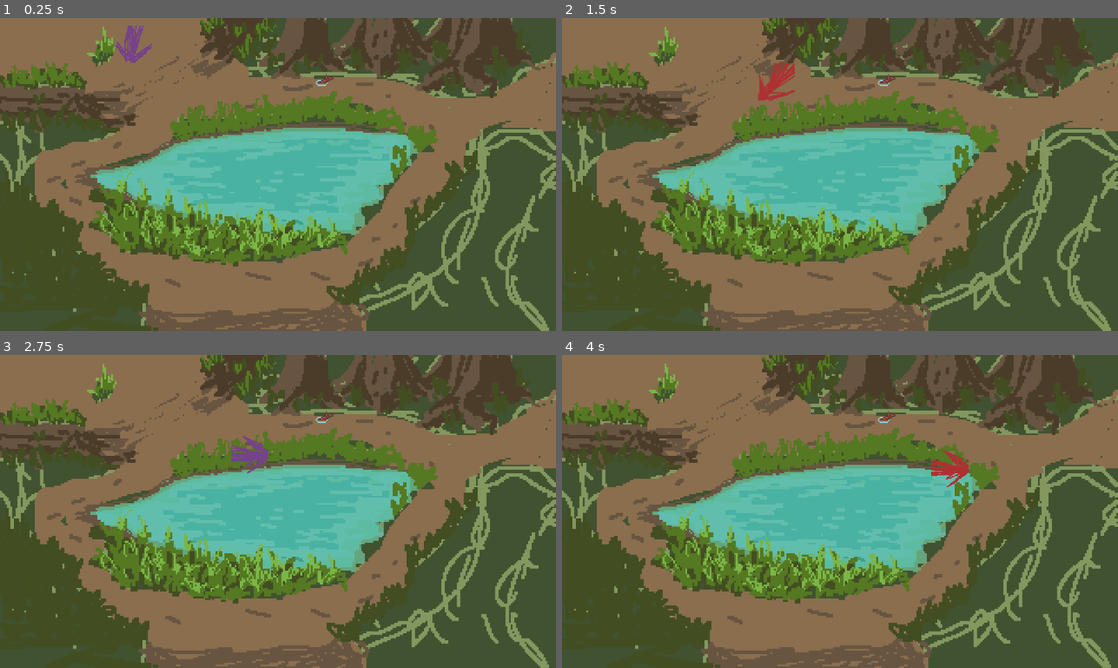
Above: before the commit, frames 1-4 (two rows, left to right).
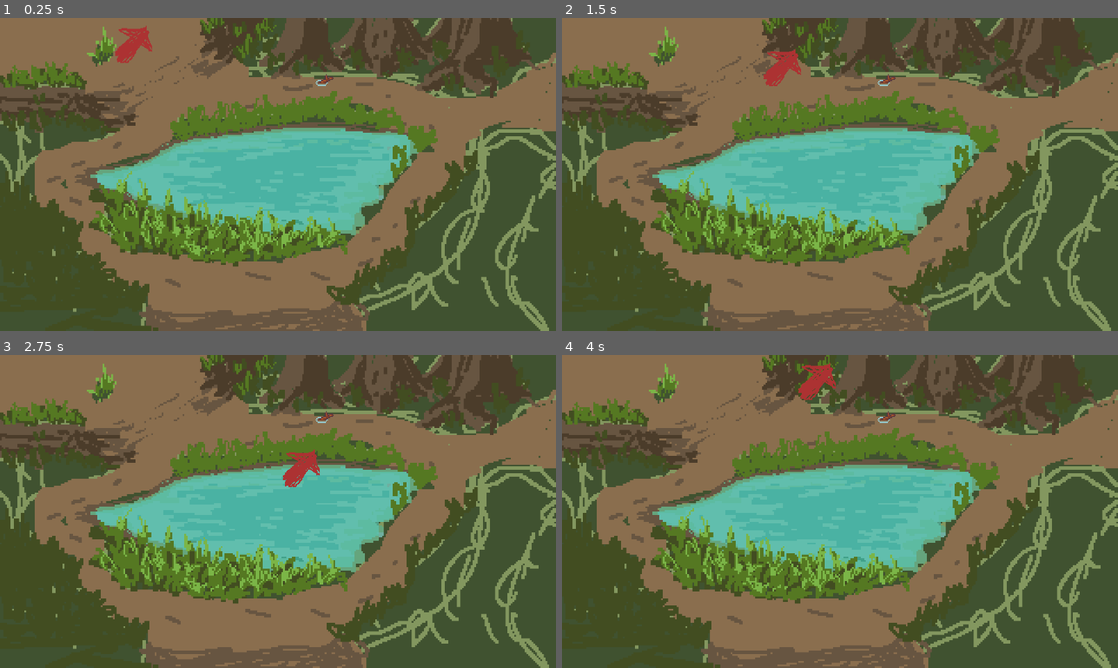
Above: after the commit, the same moments.

Repository: heinrichstr/adventure-game
Game: Godot game, scene res://scenes/main.tscn
The game is run twice, just before and just after one commit, with the same random seed, the same clock (stepped at 60 frames per second) and the same inputs.
Inputs (mouse positions are in pixels of both pictures, inside the frame that each line leads up to):
- Up to frame 1 (0.25 s): no input
- Up to frame 2 (1.5 s): tap Enter at 0.5 s; move the mouse to (962, 158) at 0.52 s; press the mouse at (962, 158) at 0.53 s; hold D (player_right, bound only after the commit) 0.53-1.28 s; move the mouse to (728, 190) at 1.27 s; release the mouse at (728, 190) at 1.28 s; hold S (player_down, bound only after the commit) from 1.28 s (still down); click (728, 190) at 1.35 s
- Up to frame 3 (2.75 s): move the mouse to (333, 442) at 2.02 s; release S (player_down, bound only after the commit) at 2.03 s; press the mouse at (333, 442) at 2.03 s; hold D (player_right, bound only after the commit) from 2.03 s (still down)
- Up to frame 4 (4 s): move the mouse to (812, 574) at 2.77 s; release D (player_right, bound only after the commit) at 2.78 s; release the mouse at (812, 574) at 2.78 s; hold W (player_up, bound only after the commit) 2.78-3.53 s; click (812, 574) at 2.85 s; move the mouse to (1006, 558) at 3.52 s; press the mouse at (1006, 558) at 3.53 s; hold A (player_left, bound only after the commit) from 3.53 s (still down)

The runs differ from the first frame. In frame 1, 0.5% of the frame differs, in the area x 20-28%, y 2-15%; in frame 2, 0.5%; in frame 3, 0.7%; in frame 4, 0.8%, in the area x 42-74%, y 2-43%.

Commit message:
begin moving to gamepad movement

Diff:
--- a/project.godot
+++ b/project.godot
@@ -33,6 +33,30 @@
 "events": [Object(InputEventMouseButton,"resource_local_to_scene":false,"resource_name":"","device":-1,"window_id":0,"a …(236 unchanged characters)…
 ]
 }
+player_up={
+"deadzone": 0.5,
+"events": [Object(InputEventKey,"resource_local_to_scene":false,"resource_name":"","device":0,"window_id":0,"alt_pressed":false,"shift_pressed":false,"ctrl_pressed":false,"meta_pressed":false,"pressed":false,"keycode":0,"physical_keycode":87,"key_label":0,"unicode":0,"echo":false,"script":null)
+, Object(InputEventKey,"resource_local_to_scene":false,"resource_name":"","device":0,"window_id":0,"alt_pressed":false,"shift_pressed":false,"ctrl_pressed":false,"meta_pressed":false,"pressed":false,"keycode":0,"physical_keycode":4194320,"key_label":0,"unicode":0,"echo":false,"script":null)
+]
+}
+player_down={
+"deadzone": 0.5,
+"events": [Object(InputEventKey,"resource_local_to_scene":false,"resource_name":"","device":0,"window_id":0,"alt_pressed":false,"shift_pressed":false,"ctrl_pressed":false,"meta_pressed":false,"pressed":false,"keycode":0,"physical_keycode":83,"key_label":0,"unicode":0,"echo":false,"script":null)
+, Object(InputEventKey,"resource_local_to_scene":false,"resource_name":"","device":0,"window_id":0,"alt_pressed":false,"shift_pressed":false,"ctrl_pressed":false,"meta_pressed":false,"pressed":false,"keycode":0,"physical_keycode":4194322,"key_label":0,"unicode":0,"echo":false,"script":null)
+]
+}
+player_left={
+"deadzone": 0.5,
+"events": [Object(InputEventKey,"resource_local_to_scene":false,"resource_name":"","device":0,"window_id":0,"alt_pressed":false,"shift_pressed":false,"ctrl_pressed":false,"meta_pressed":false,"pressed":false,"keycode":0,"physical_keycode":65,"key_label":0,"unicode":0,"echo":false,"script":null)
+, Object(InputEventKey,"resource_local_to_scene":false,"resource_name":"","device":-1,"window_id":0,"alt_pressed":false,"shift_pressed":false,"ctrl_pressed":false,"meta_pressed":false,"pressed":false,"keycode":0,"physical_keycode":4194319,"key_label":0,"unicode":0,"echo":false,"script":null)
+]
+}
+player_right={
+"deadzone": 0.5,
+"events": [Object(InputEventKey,"resource_local_to_scene":false,"resource_name":"","device":-1,"window_id":0,"alt_pressed":false,"shift_pressed":false,"ctrl_pressed":false,"meta_pressed":false,"pressed":false,"keycode":0,"physical_keycode":68,"key_label":0,"unicode":100,"echo":false,"script":null)
+, Object(InputEventKey,"resource_local_to_scene":false,"resource_name":"","device":-1,"window_id":0,"alt_pressed":false,"shift_pressed":false,"ctrl_pressed":false,"meta_pressed":false,"pressed":false,"keycode":0,"physical_keycode":4194321,"key_label":0,"unicode":0,"echo":false,"script":null)
+]
+}
 
 [layer_names]
 
--- /dev/null
+++ b/scenes/PlayerInput.gd
@@ -0,0 +1,30 @@
+extends Node2D
+
+
+#func _unhandled_input(event):
+#	if event.is_action_pressed('click'):
+#		if References.dialog.in_progress == false:
+#			target = get_global_mouse_position()
+#			emit_signal("click_on_space", target, self)
+
+
+func _on_movement_input(velocity:Vector2):
+	print("movement input")
+	print("sending data to Player node")
+	print(velocity)
+
+
+func _unhandled_input(event):
+	var player_velocity = Vector2.ZERO
+
+	if event.is_action_pressed('player_up'):
+		player_velocity.y -= 1
+	if event.is_action_pressed('player_down'):
+		player_velocity.y += 1
+	if event.is_action_pressed('player_left'):
+		player_velocity.x -= 1
+	if event.is_action_pressed('player_right'):
+		player_velocity.x += 1
+
+	player_velocity = player_velocity.normalized()
+	_on_movement_input(player_velocity)
--- a/scenes/player/Player.gd
+++ b/scenes/player/Player.gd
@@ -1,63 +1,36 @@
 extends CharacterBody2D
 
 var speed = 400
+var animation_dir
 var target
 var path
-
+var input_vector = Vector2.ZERO
 
 func _ready():
 	$AnimationPlayer.play("idle")
 
 
+func get_input():
+	input_vector.x = Input.get_action_strength("player_right") - Input.get_action_strength("player_left")
+	input_vector.y = Input.get_action_strength("player_down") - Input.get_action_strength("player_up")
+	input_vector = input_vector.normalized()
+
 func _physics_process(_delta):
-	#below determines direction angle, plays the anim accordingly, and then moves the player along the path if it has a target
-	if (target):
-		velocity = (target - position).normalized() * speed
-		var velocity_angle = velocity.angle()/PI
+	get_input()
 
-		#Buckle up for radian math x.x
-		#-.5 to .5 = right
-		#-1 to -.5 or 1 to .5 = left
-		#-.5 = up
-		#.5 = down
-		if velocity_angle > -.125 && velocity_angle < .125:
-			#RIGHT
-			$AnimationPlayer.play("right")
-		elif velocity_angle < -.125 && velocity_angle > -.375:
-			#UP_RIGHT
-			$AnimationPlayer.play("up_right")
-		elif velocity_angle < -.375 && velocity_angle > -.625:
-			#UP
-			$AnimationPlayer.play("up")
-		elif velocity_angle < -.625 && velocity_angle > -.875:
-			#UP_LEFT
-			$AnimationPlayer.play("up_left")
-		elif velocity_angle <= -.875 || velocity_angle >= .875:
-			#LEFT
-			$AnimationPlayer.play("left")
-		elif velocity_angle > .125 && velocity_angle < .375:
-			#DOWN_RIGHT
-			$AnimationPlayer.play("down_right")
-		elif velocity_angle > .375 && velocity_angle < .625:
-			#DOWN
-			$AnimationPlayer.play("down")
-		elif velocity_angle > .625 && velocity_angle < .875:
-			#DOWN_LEFT
-			$AnimationPlayer.play("down_left")
-		else:
-			#IDLE
-			$AnimationPlayer.play("idle")
+	prints("anim_dir", input_vector)
+	if input_vector == Vector2.ZERO:
+		print("IDLE")
+		$AnimationTree.get("parameters/playback").travel("Idle")
+	else:
+		print("MOVE")
+		$AnimationTree.get("parameters/playback").travel("Movement")
+		velocity = input_vector * speed
+		move_and_slide()
+		$AnimationTree.set("parameters/Idle/blend_position", input_vector)
+		$AnimationTree.set("parameters/Walk/blend_position", input_vector)
 
-		#Move the player along the nav path array (gifted to us by our lord and savior Singleton Actions)
-		if (target - position).length() > 5 and path.size() > 0:
-			# Player isn't at next path yet
-			target = path[0]
-			move_and_slide()
-		elif (target - position).length() <= 5 and path.size() > 1:
-			# The player gets to the next point
-			path.remove_at(0)
-			target = path[0]
-			move_and_slide()
-		else:
-			# player gets to end of path
-			$AnimationPlayer.play("idle")
+	if Input.is_action_pressed("player_left") || Input.is_action_pressed("player_right") || Input.is_action_pressed("player_up") || Input.is_action_pressed("player_down"):
+		Input.set_mouse_mode(Input.MOUSE_MODE_HIDDEN)
+	else:
+		Input.set_mouse_mode(Input.MOUSE_MODE_VISIBLE)
--- a/scenes/player/Player.tscn
+++ b/scenes/player/Player.tscn
@@ -275,13 +275,80 @@
 "up_right": SubResource("Animation_qmxjw")
 }
 
+[sub_resource type="AnimationNodeAnimation" id="AnimationNodeAnimation_a5tsq"]
+animation = &"idle"
+
+[sub_resource type="AnimationNodeAnimation" id="AnimationNodeAnimation_4pvpi"]
+animation = &"idle"
+
+[sub_resource type="AnimationNodeAnimation" id="AnimationNodeAnimation_6b0ck"]
+animation = &"idle"
+
+[sub_resource type="AnimationNodeAnimation" id="AnimationNodeAnimation_7hay0"]
+animation = &"idle"
+
+[sub_resource type="AnimationNodeBlendSpace2D" id="AnimationNodeBlendSpace2D_fyhxb"]
+blend_point_0/node = SubResource("AnimationNodeAnimation_a5tsq")
+blend_point_0/pos = Vector2(0, 1)
+blend_point_1/node = SubResource("AnimationNodeAnimation_4pvpi")
+blend_point_1/pos = Vector2(-1, 0)
+blend_point_2/node = SubResource("AnimationNodeAnimation_6b0ck")
+blend_point_2/pos = Vector2(0, -1)
+blend_point_3/node = SubResource("AnimationNodeAnimation_7hay0")
+blend_point_3/pos = Vector2(1, 0)
+
+[sub_resource type="AnimationNodeAnimation" id="AnimationNodeAnimation_x0yp5"]
+animation = &"down"
+
+[sub_resource type="AnimationNodeAnimation" id="AnimationNodeAnimation_2idso"]
+animation = &"up"
+
+[sub_resource type="AnimationNodeAnimation" id="AnimationNodeAnimation_2uwxc"]
+animation = &"left"
+
+[sub_resource type="AnimationNodeAnimation" id="AnimationNodeAnimation_2gcfo"]
+animation = &"right"
+
+[sub_resource type="AnimationNodeBlendSpace2D" id="AnimationNodeBlendSpace2D_7dxad"]
+blend_point_0/node = SubResource("AnimationNodeAnimation_x0yp5")
+blend_point_0/pos = Vector2(0, 1)
+blend_point_1/node = SubResource("AnimationNodeAnimation_2idso")
+blend_point_1/pos = Vector2(0, -0.9)
+blend_point_2/node = SubResource("AnimationNodeAnimation_2uwxc")
+blend_point_2/pos = Vector2(-1, 0)
+blend_point_3/node = SubResource("AnimationNodeAnimation_2gcfo")
+blend_point_3/pos = Vector2(1, 0)
+
+[sub_resource type="AnimationNodeStateMachineTransition" id="AnimationNodeStateMachineTransition_lknuf"]
+advance_mode = 2
+
+[sub_resource type="AnimationNodeStateMachineTransition" id="AnimationNodeStateMachineTransition_kjomu"]
+advance_mode = 2
+
+[sub_resource type="AnimationNodeStateMachineTransition" id="AnimationNodeStateMachineTransition_16rtl"]
+advance_mode = 2
+
+[sub_resource type="AnimationNodeStateMachineTransition" id="AnimationNodeStateMachineTransition_hhwhw"]
+advance_mode = 2
+
+[sub_resource type="AnimationNodeStateMachine" id="AnimationNodeStateMachine_t40gs"]
+states/End/position = Vector2(934, 178)
+states/Idle/node = SubResource("AnimationNodeBlendSpace2D_fyhxb")
+states/Idle/position = Vector2(361, 178)
+states/Movement/node = SubResource("AnimationNodeBlendSpace2D_7dxad")
+states/Movement/position = Vector2(381, 97)
+states/Start/position = Vector2(195, 178)
+transitions = ["Start", "Idle", SubResource("AnimationNodeStateMachineTransition_lknuf"), "Idle", "End", SubResource("AnimationNodeStateMachineTransition_kjomu"), "Start", "Movement", SubResource("AnimationNodeStateMachineTransition_16rtl"), "Movement", "End", SubResource("AnimationNodeStateMachineTransition_hhwhw")]
+
+[sub_resource type="AnimationNodeStateMachinePlayback" id="AnimationNodeStateMachinePlayback_7l2s2"]
+
 [node name="Player" type="CharacterBody2D"]
 script = ExtResource("1_6ricj")
 
 [node name="AnimatedSprite2D" type="AnimatedSprite2D" parent="."]
 texture_filter = 1
 sprite_frames = SubResource("SpriteFrames_0sicj")
-frame = 11
+frame = 10
 
 [node name="CollisionShape2D" type="CollisionShape2D" parent="."]
 shape = SubResource("CircleShape2D_tqn1e")
@@ -291,3 +358,11 @@
 libraries = {
 "": SubResource("AnimationLibrary_grvx1")
 }
+
+[node name="AnimationTree" type="AnimationTree" parent="."]
+tree_root = SubResource("AnimationNodeStateMachine_t40gs")
+anim_player = NodePath("../AnimationPlayer")
+active = true
+parameters/playback = SubResource("AnimationNodeStateMachinePlayback_7l2s2")
+parameters/Idle/blend_position = Vector2(0, 0)
+parameters/Movement/blend_position = Vector2(0.02194, -0.20524)
Not shown: 1 places in scenes/player/Player.tscn that only renumber resources
